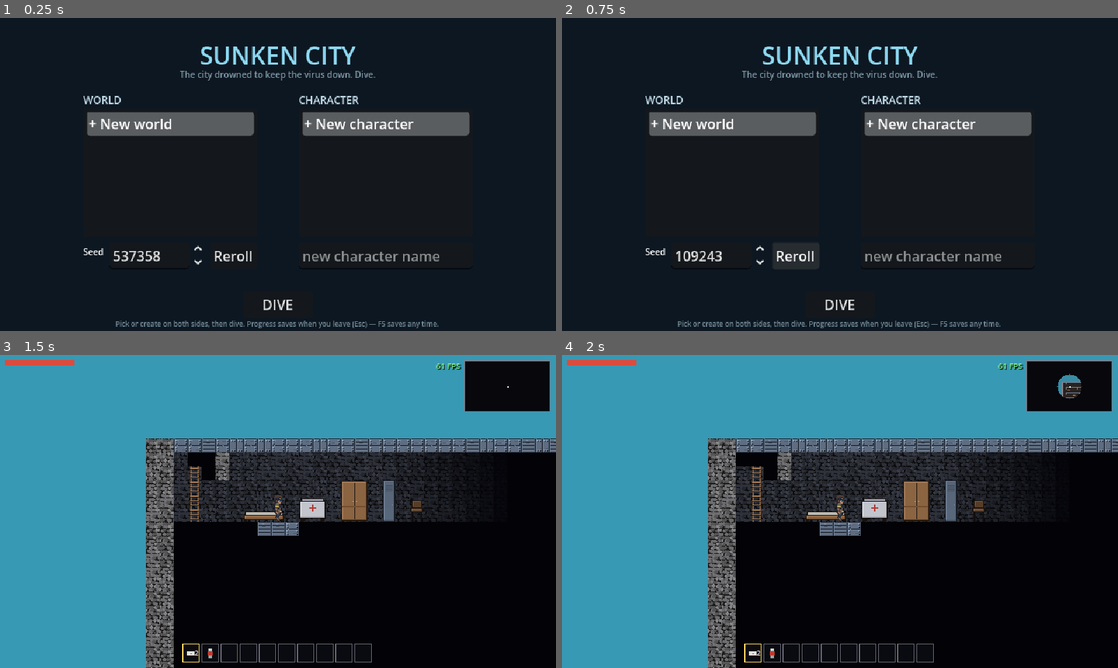
Above: before the commit, frames 1-4 (two rows, left to right).
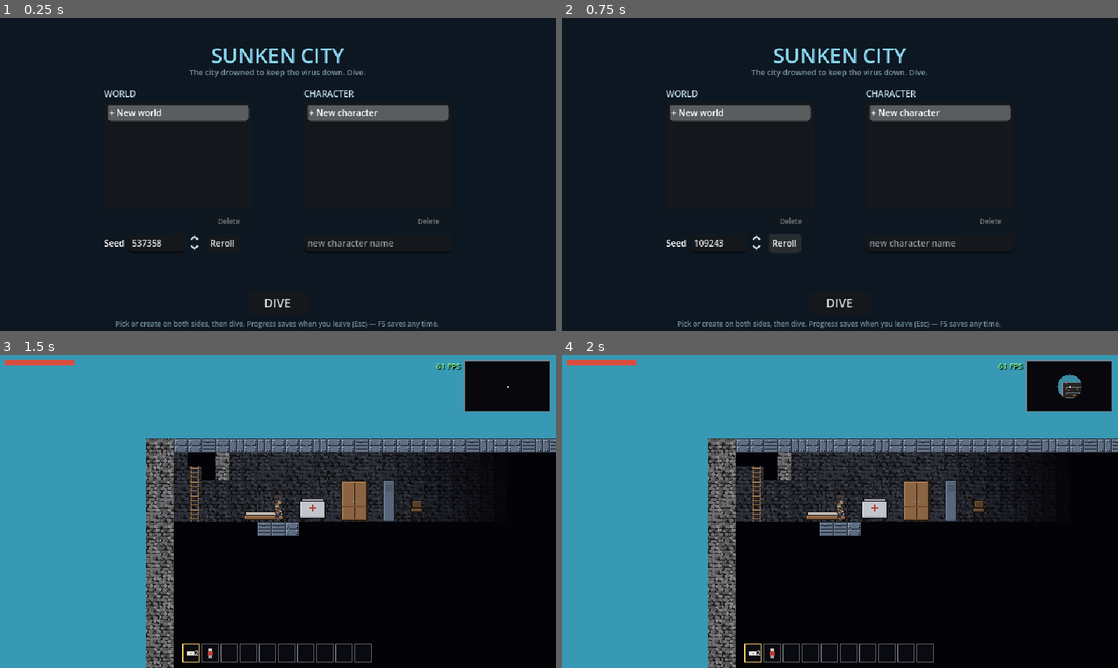
Above: after the commit, the same moments.

Repository: wilbur6689/SunkenCity
Game: Godot game, scene res://scenes/ui/title.tscn
Same seed, same stepped clock (60 frames per second), same inputs: the game is played once before the commit and once after it. Sound files missing from this copy of the repository are replaced by a short silence.
Inputs:
- Up to frame 1 (0.25 s): no input
- Up to frame 2 (0.75 s): click "Reroll" at 0.5 s
- Up to frame 3 (1.5 s): click "DIVE" at 1.25 s
- Up to frame 4 (2 s): no input

The runs differ from the first frame. In frame 1, 7.8% of the frame differs, in the area x 15-85%, y 9-94%; in frame 2, 8.3%; in frame 3, nothing differs; in frame 4, nothing differs.

Commit message:
Title: delete worlds/characters (two-click confirm); compact UI scale
Each picker gets a Delete button (disabled on the "+ New" rows): first
click arms it as "Really?", a second click within 3s removes the save
file for good; SaveGame.delete_world/delete_character do the removal.
The menu also draws smaller (user request): 10px control fonts on the
lists/buttons/edits, tighter panels and rows. title_smoke grows to 16
checks covering the delete flow.

Co-Authored-By: Claude Fable 5 <noreply@anthropic.com>
Claude-Session: https://claude.ai/code/session_01GxDZSizaHKPW71DMqToXjC

Diff:
--- a/scripts/data/save_game.gd
+++ b/scripts/data/save_game.gd
@@ -36,6 +36,12 @@
 
 static func character_names() -> Array:
 	return _names_in(CHAR_DIR, CHAR_EXT)
+
+static func delete_world(world_name: String) -> void:
+	DirAccess.remove_absolute(ProjectSettings.globalize_path(WORLD_DIR + world_name + WORLD_EXT))
+
+static func delete_character(char_name: String) -> void:
+	DirAccess.remove_absolute(ProjectSettings.globalize_path(CHAR_DIR + char_name + CHAR_EXT))
 
 # --- World ---
 
--- a/scripts/test/title_smoke.gd
+++ b/scripts/test/title_smoke.gd
@@ -71,6 +71,22 @@
 	check(char_row > 0, "and the new character")
 	check(title2.world_list.get_selected_items()[0] > 0, "a saved world is preselected for the next dive")
 
+	print("== D. deleting saves from the title")
+	title2.world_list.select(world_row)
+	title2._delete_pressed("world")
+	check(title2.world_del.text == "Really?", "delete arms and asks for a second click")
+	title2._delete_pressed("world")
+	check(not SaveGame.world_names().has(WNAME), "the second click deletes the world file")
+	var crow := -1
+	for i in title2.char_list.item_count:
+		if title2.char_list.get_item_text(i) == CNAME:
+			crow = i
+	title2.char_list.select(crow)
+	title2._delete_pressed("char")
+	title2._delete_pressed("char")
+	check(not SaveGame.character_names().has(CNAME), "characters delete the same way")
+	check(title2.world_list.get_item_text(0) == "+ New world", "lists refresh after deleting")
+
 	_delete_saves()
 	print("\nTitle smoke: %d checks, %d failures" % [checks, failures.size()])
 	for f in failures:
--- a/scripts/ui/title.gd
+++ b/scripts/ui/title.gd
@@ -2,15 +2,20 @@
 ## Title screen (CC-09): the world picker <-> character picker flow. Worlds
 ## and characters save separately (Terraria model) — pick a saved world or a
 ## fresh seed on the left, a saved character or a new name on the right,
-## then dive. Dev runs passing --seed / --shot skip straight into the city.
+## then dive. Saved rows can be deleted (two-click confirm). Dev runs
+## passing --seed / --shot skip straight into the city.
 
 const CITY_SCENE := "res://scenes/city/city.tscn"
+const FONT := 10 # compact control font (user request: the menu ran large)
 
 var frame: Control # fixed 640x360 design frame, centred on wide screens
 var world_list: ItemList
 var char_list: ItemList
 var seed_spin: SpinBox
 var name_edit: LineEdit
+var world_del: Button
+var char_del: Button
+var _confirm_gen := 0 # invalidates pending delete confirms
 
 func _ready() -> void:
 	for a in OS.get_cmdline_user_args():
@@ -42,49 +47,56 @@
 
 	var title := Label.new()
 	title.text = "SUNKEN CITY"
-	title.add_theme_font_size_override("font_size", 28)
+	title.add_theme_font_size_override("font_size", 24)
 	title.add_theme_color_override("font_color", Color(0.55, 0.85, 0.95))
 	title.horizontal_alignment = HORIZONTAL_ALIGNMENT_CENTER
 	title.set_anchors_preset(Control.PRESET_TOP_WIDE)
-	title.offset_top = 24
+	title.offset_top = 26
 	frame.add_child(title)
 
 	var sub := Label.new()
 	sub.text = "The city drowned to keep the virus down. Dive."
-	sub.add_theme_font_size_override("font_size", 10)
+	sub.add_theme_font_size_override("font_size", 9)
 	sub.add_theme_color_override("font_color", Color(0.5, 0.6, 0.65))
 	sub.horizontal_alignment = HORIZONTAL_ALIGNMENT_CENTER
 	sub.set_anchors_preset(Control.PRESET_TOP_WIDE)
-	sub.offset_top = 58
+	sub.offset_top = 56
 	frame.add_child(sub)
 
-	world_list = _picker_panel(96, "WORLD")
-	char_list = _picker_panel(344, "CHARACTER")
+	world_list = _picker_panel(120, "WORLD")
+	char_list = _picker_panel(350, "CHARACTER")
+	world_del = _delete_button(120 + 170 - 52, "world")
+	char_del = _delete_button(350 + 170 - 52, "char")
+	world_list.item_selected.connect(func(i): world_del.disabled = i == 0; _reset_confirms())
+	char_list.item_selected.connect(func(i): char_del.disabled = i == 0; _reset_confirms())
 
 	# New-world seed row under the world panel.
 	var seed_label := Label.new()
 	seed_label.text = "Seed"
-	seed_label.add_theme_font_size_override("font_size", 10)
-	seed_label.position = Vector2(96, 262)
+	seed_label.add_theme_font_size_override("font_size", FONT)
+	seed_label.position = Vector2(120, 252)
 	frame.add_child(seed_label)
 	seed_spin = SpinBox.new()
 	seed_spin.min_value = 1
 	seed_spin.max_value = 999999
 	seed_spin.value = randi_range(1, 999999)
-	seed_spin.position = Vector2(126, 258)
-	seed_spin.custom_minimum_size = Vector2(110, 0)
+	seed_spin.position = Vector2(148, 248)
+	seed_spin.custom_minimum_size = Vector2(84, 0)
+	seed_spin.get_line_edit().add_theme_font_size_override("font_size", FONT)
 	frame.add_child(seed_spin)
 	var rand_btn := Button.new()
 	rand_btn.text = "Reroll"
-	rand_btn.position = Vector2(242, 258)
+	rand_btn.add_theme_font_size_override("font_size", FONT)
+	rand_btn.position = Vector2(238, 248)
 	rand_btn.pressed.connect(func(): seed_spin.value = randi_range(1, 999999))
 	frame.add_child(rand_btn)
 
 	# New-character name row under the character panel.
 	name_edit = LineEdit.new()
 	name_edit.placeholder_text = "new character name"
-	name_edit.position = Vector2(344, 258)
-	name_edit.custom_minimum_size = Vector2(200, 0)
+	name_edit.add_theme_font_size_override("font_size", FONT)
+	name_edit.position = Vector2(350, 248)
+	name_edit.custom_minimum_size = Vector2(170, 0)
 	frame.add_child(name_edit)
 
 	var hint := Label.new()
@@ -98,10 +110,10 @@
 
 	var play := Button.new()
 	play.text = "DIVE"
-	play.add_theme_font_size_override("font_size", 16)
+	play.add_theme_font_size_override("font_size", 14)
 	play.set_anchors_preset(Control.PRESET_CENTER_BOTTOM)
-	play.position = Vector2(-40, -46)
-	play.custom_minimum_size = Vector2(80, 30)
+	play.position = Vector2(-35, -46)
+	play.custom_minimum_size = Vector2(70, 26)
 	play.pressed.connect(_play)
 	frame.add_child(play)
 
@@ -110,16 +122,59 @@
 func _picker_panel(x: float, label_text: String) -> ItemList:
 	var label := Label.new()
 	label.text = label_text
-	label.add_theme_font_size_override("font_size", 12)
+	label.add_theme_font_size_override("font_size", FONT)
 	label.add_theme_color_override("font_color", Color(0.75, 0.85, 0.9))
-	label.position = Vector2(x, 86)
+	label.position = Vector2(x, 80)
 	frame.add_child(label)
 	var list := ItemList.new()
-	list.position = Vector2(x, 104)
-	list.custom_minimum_size = Vector2(200, 148)
-	list.size = Vector2(200, 148)
+	list.position = Vector2(x, 96)
+	list.custom_minimum_size = Vector2(170, 124)
+	list.size = Vector2(170, 124)
+	list.add_theme_font_size_override("font_size", FONT)
 	frame.add_child(list)
 	return list
+
+func _delete_button(x: float, which: String) -> Button:
+	var b := Button.new()
+	b.text = "Delete"
+	b.add_theme_font_size_override("font_size", 8)
+	b.position = Vector2(x, 224)
+	b.custom_minimum_size = Vector2(52, 16)
+	b.pressed.connect(_delete_pressed.bind(which))
+	frame.add_child(b)
+	return b
+
+## Delete a saved world/character: first click arms ("Really?"), a second
+## click within a few seconds deletes the file for good.
+func _delete_pressed(which: String) -> void:
+	var list := world_list if which == "world" else char_list
+	var btn := world_del if which == "world" else char_del
+	var sel := list.get_selected_items()
+	if sel.is_empty() or sel[0] == 0:
+		return # the "+ New" rows aren't deletable
+	var save_name := list.get_item_text(sel[0])
+	if btn.text != "Really?":
+		btn.text = "Really?"
+		btn.modulate = Color(1.0, 0.55, 0.5)
+		_confirm_gen += 1
+		var gen := _confirm_gen
+		get_tree().create_timer(3.0).timeout.connect(func():
+			if _confirm_gen == gen:
+				_reset_confirms())
+		return
+	if which == "world":
+		SaveGame.delete_world(save_name)
+	else:
+		SaveGame.delete_character(save_name)
+	_reset_confirms()
+	_refresh_lists()
+
+func _reset_confirms() -> void:
+	_confirm_gen += 1
+	for b: Button in [world_del, char_del]:
+		if b != null:
+			b.text = "Delete"
+			b.modulate = Color.WHITE
 
 func _refresh_lists() -> void:
 	world_list.clear()
@@ -132,6 +187,8 @@
 	for c in SaveGame.character_names():
 		char_list.add_item(c)
 	char_list.select(mini(1, char_list.item_count - 1))
+	world_del.disabled = world_list.get_selected_items()[0] == 0
+	char_del.disabled = char_list.get_selected_items()[0] == 0
 
 func _unhandled_input(event: InputEvent) -> void:
 	if event.is_action_pressed("ui_cancel"):
